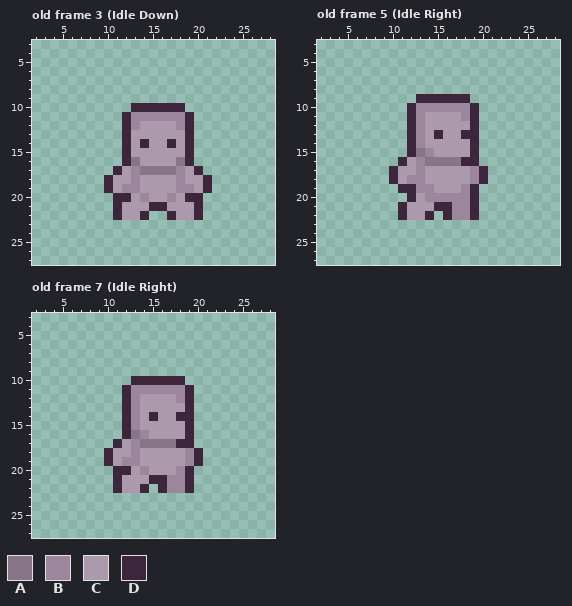
Pixel-art file: godot/godot_4/2024/01_chrono_trigger_inspired/assets/template_character.aseprite. Above: the version before the commit.
32x32 pixels, 52 frames. Shown: old frame 3 (Idle Down): x 2..28, y 3..27; old frame 5 (Idle Right): x 2..28, y 3..27; old frame 7 (Idle Right): x 2..28, y 3..27. The commit also changed other frames, which this record leaves out.
Palette (. is transparent): A #877688  B #9b869c  C #ad99ac  D #3d253b
Pixels before, old frame 3 (Idle Down), first column x 10:
10 ...DDDDDD...
11 ..DBBBBBBD..
12 ..DBCCCCBD..
13 ..DCCCCCCD..
14 ..DCDCCDCD..
15 ..DCCCCCCD..
16 ..DACCCCAD..
17 .DCBAAAABCD.
18 DCCBCCCCBCCD
19 DCBBCCCCBBCD
20 .DDCBCCBCDD.
21 .DCCCDDCCCD.
22 .DCCD..DCCD.
Pixels before, old frame 5 (Idle Right), first column x 10:
 9 ...DDDDDD..
10 ..DBBBBBBD.
11 ..DBCCCCBD.
12 ..DBCCCCCD.
13 ..DBCDCCDD.
14 ..DBCCCCCD.
15 ..DABCCCCD.
16 .DCBAAAADD.
17 DCCBCCCCCBD
18 DCBBCCCCCBD
19 .DDBBCCCBD.
20 ..DCBBBBBD.
21 .DCCCDDBBD.
22 .DCCD.DBBD.
Pixels before, old frame 7 (Idle Right), first column x 10:
10 ...DDDDDD..
11 ..DBBBBBBD.
12 ..DBCCCCBD.
13 ..DBCCCCCD.
14 ..DBCDCCDD.
15 ..DBCCCCCD.
16 ..DABCCCCD.
17 .DCBAAAADD.
18 DCCBCCCCCBD
19 DCBBCCCCCBD
20 .DDCBCCCBD.
21 .DCCCDDBBD.
22 .DCCD.DBBD.
After the commit:
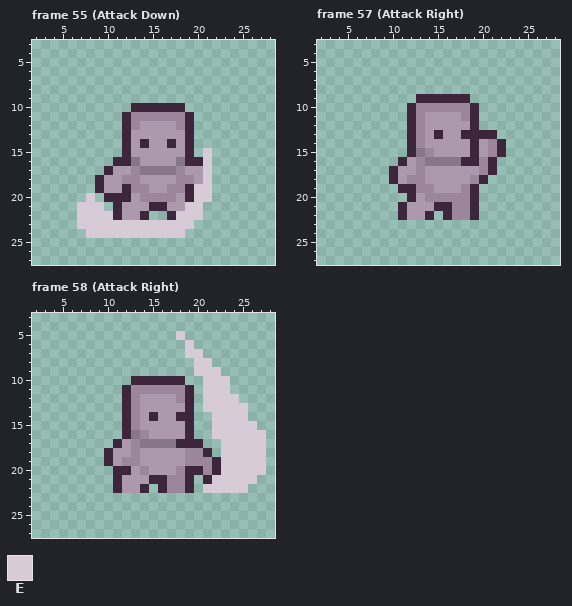
Colours new in this view: E #d7cbd7
A new or re-ordered frame is compared with the old frame closest to it.
From old to new:
frames 52 -> 68
layer "Layer 1" added
Changed rows in their new state; - is an unchanged pixel.
Frame 55 (Attack Down) is new; against old frame 3 (Idle Down), layers "Layer 1", "Sprite Sheet":
first column x 7:
15 --------------E
16 ----D--------DE
17 ---DC--------CE
18 --DC-B------B-E
19 --DC-D-B--B-DEE
20 -E-D----BB---EE
21 EEE---------EE-
22 EEEE-------EEE-
23 EEEEEEEEEEEEE--
24 -EEEEEEEEEEE---
Frame 57 (Attack Right) is new; against old frame 5 (Idle Right), layer "Sprite Sheet":
first column x 19:
13 -DD-
14 -CBD
15 -CBD
16 -BD-
17 CBD-
Frame 58 (Attack Right) is new; against old frame 7 (Idle Right), layers "Layer 1", "Sprite Sheet":
first column x 18:
 5 E---------
 6 -E--------
 7 -EE-------
 8 --EE------
 9 --EEE-----
10 ---EEE----
11 ---EEE----
12 ---EEEE---
13 ---EEEEE--
14 ----EEEE--
15 ----EEEEE-
16 ----EEEEEE
17 --D--EEEEE
18 --BD-EEEEE
19 --BBDEEEEE
20 --DBDEEEEE
21 ---DEEEEE-
22 ---EEEEE--
Boxes around the changes in both pictures, in picture pixels (x1, y1, x2, y2):
changed: (77, 148, 212, 238)
changed: (470, 130, 506, 175)
changed: (176, 331, 266, 493)
